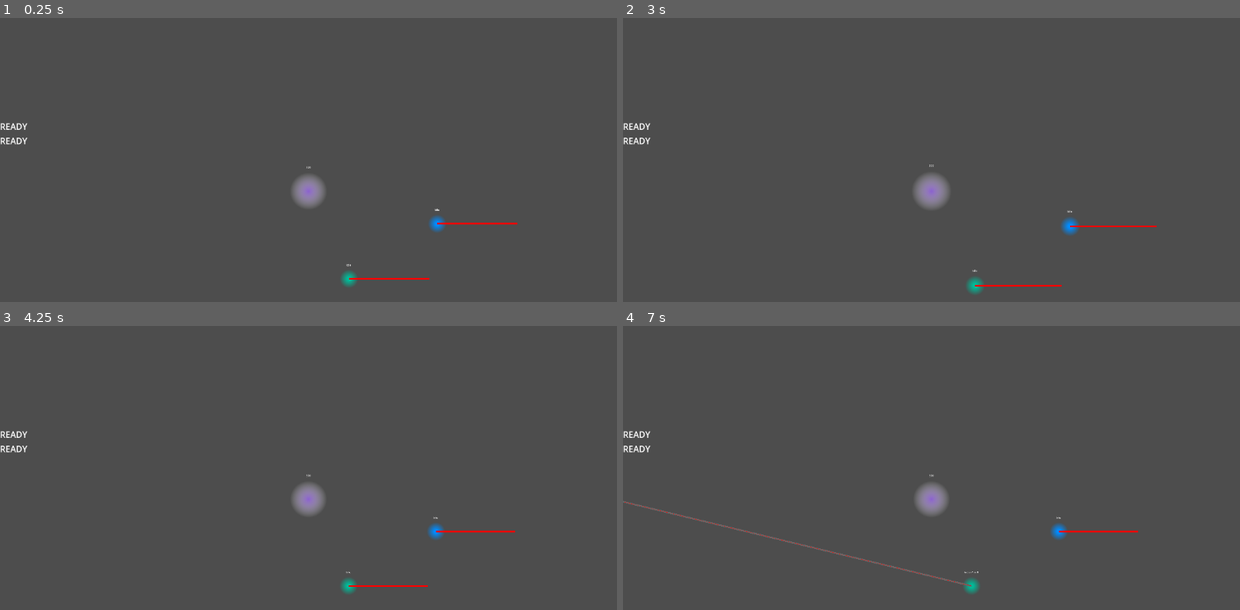
Above: before the commit, frames 1-4 (two rows, left to right).
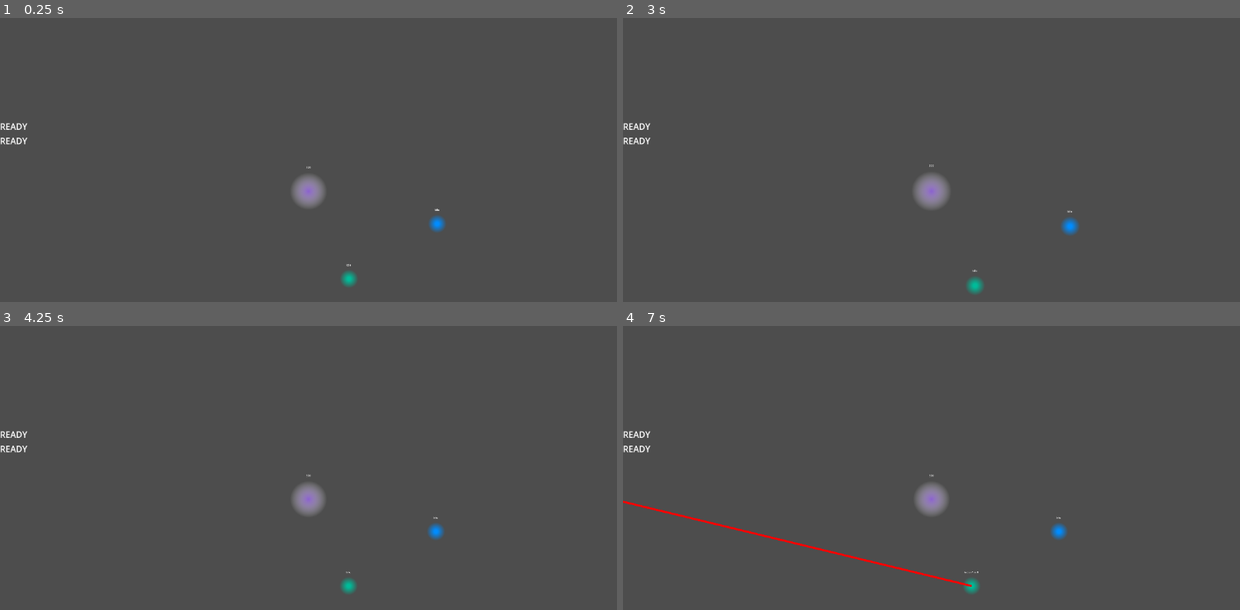
Above: after the commit, the same moments.

Repository: dwlee0802/ProbabilityShooter
Game: Godot game, scene res://Scenes/game.tscn
Two runs of this game, one before a commit and one after it. Both use one fixed random seed, a clock stepped at 60 frames per second and the inputs below.
Inputs (mouse positions are in pixels of both pictures, inside the frame that each line leads up to):
- Up to frame 1 (0.25 s): no input
- Up to frame 2 (3 s): tap Enter at 0.5, 2 s; move the mouse to (900, 259) at 0.52 s; click (900, 259) at 0.6 s; tap Space at 1.25, 2.75 s; move the mouse to (1116, 242) at 1.27 s; click (1116, 242) at 1.35 s; move the mouse to (746, 140) at 2.02 s; tap Middle mouse button (camera_pan) at 2.1 s; click (746, 140) at 2.3 s; move the mouse to (962, 191) at 2.77 s; tap Mouse wheel up (camera_zoom_in) at 2.85 s
- Up to frame 3 (4.25 s): click (339, 499) at 3.05 s; tap Enter at 3.5 s; move the mouse to (215, 414) at 3.52 s; tap Mouse wheel down (camera_zoom_out) at 3.6 s; click (215, 414) at 3.8 s
- Up to frame 4 (7 s): tap Space at 4.25 s; move the mouse to (1067, 482) at 4.27 s; right-click (1067, 482) at 4.35 s; click (1067, 482) at 4.55 s; move the mouse to (808, 516) at 5.02 s; tap 4 (select_unit_four) at 5.1 s; click (808, 516) at 5.3 s; move the mouse to (993, 422) at 5.77 s; tap 1 (select_unit_one) at 5.85 s; click (993, 422) at 6.05 s; move the mouse to (900, 567) at 6.52 s; tap 3 (select_unit_three) at 6.6 s; click (900, 567) at 6.8 s

The runs differ from the first frame. In frame 1, 0.2% of the frame differs, in the area x 56-84%, y 72-93%; in frame 2, 0.2%; in frame 3, 0.2%; in frame 4, 0.6%, in the area x 0-84%, y 61-92%.

Commit message:
Made attack line reset aim animation when restarting.

Diff:
--- a/Scenes/States/attack_state.gd
+++ b/Scenes/States/attack_state.gd
@@ -25,12 +25,13 @@
 	parent.attack_line.visible = true
 	parent.attack_line.set_point_position(1, parent.get_local_mouse_position().normalized() * 10000)
 	parent.attack_line_anim.speed_scale = parent.action_one_aim_time
+	parent.attack_line_anim.play("RESET")
 	parent.attack_line_anim.play("aim_animation")
 
 func exit() -> void:
 	super()
 	parent.attack_line.visible = false
-	parent.attack_line_anim.play("RESET")
+	parent.attack_line_anim.stop()
 
 func process_input(_event: InputEvent) -> State:
 	if Input.is_action_just_pressed("ui_cancel"):
--- a/Scenes/player_unit.tscn
+++ b/Scenes/player_unit.tscn
@@ -113,6 +113,7 @@
 antialiased = true
 
 [node name="AttackLine" type="Line2D" parent="."]
+visible = false
 points = PackedVector2Array(0, 0, 500, 0)
 antialiased = true
 
